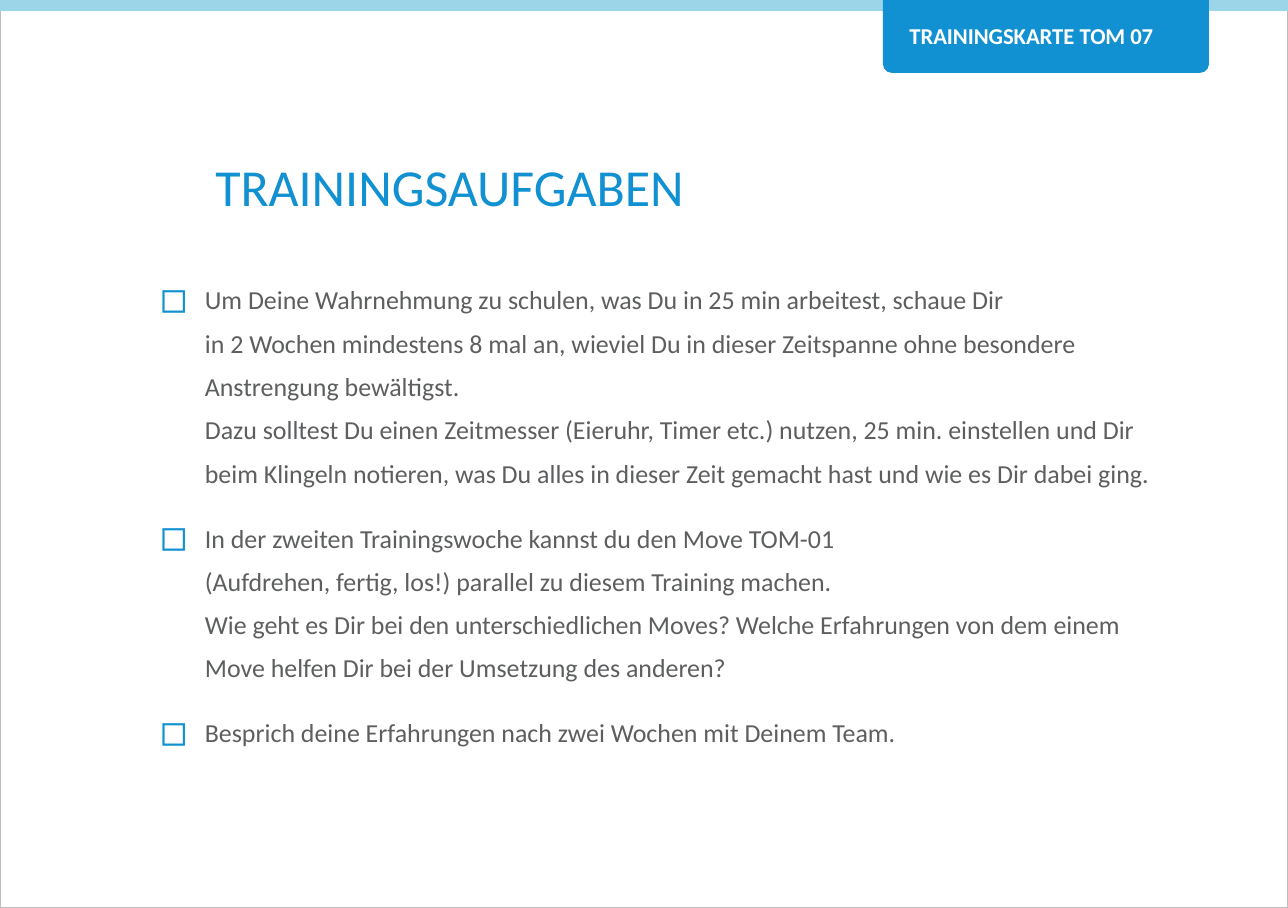
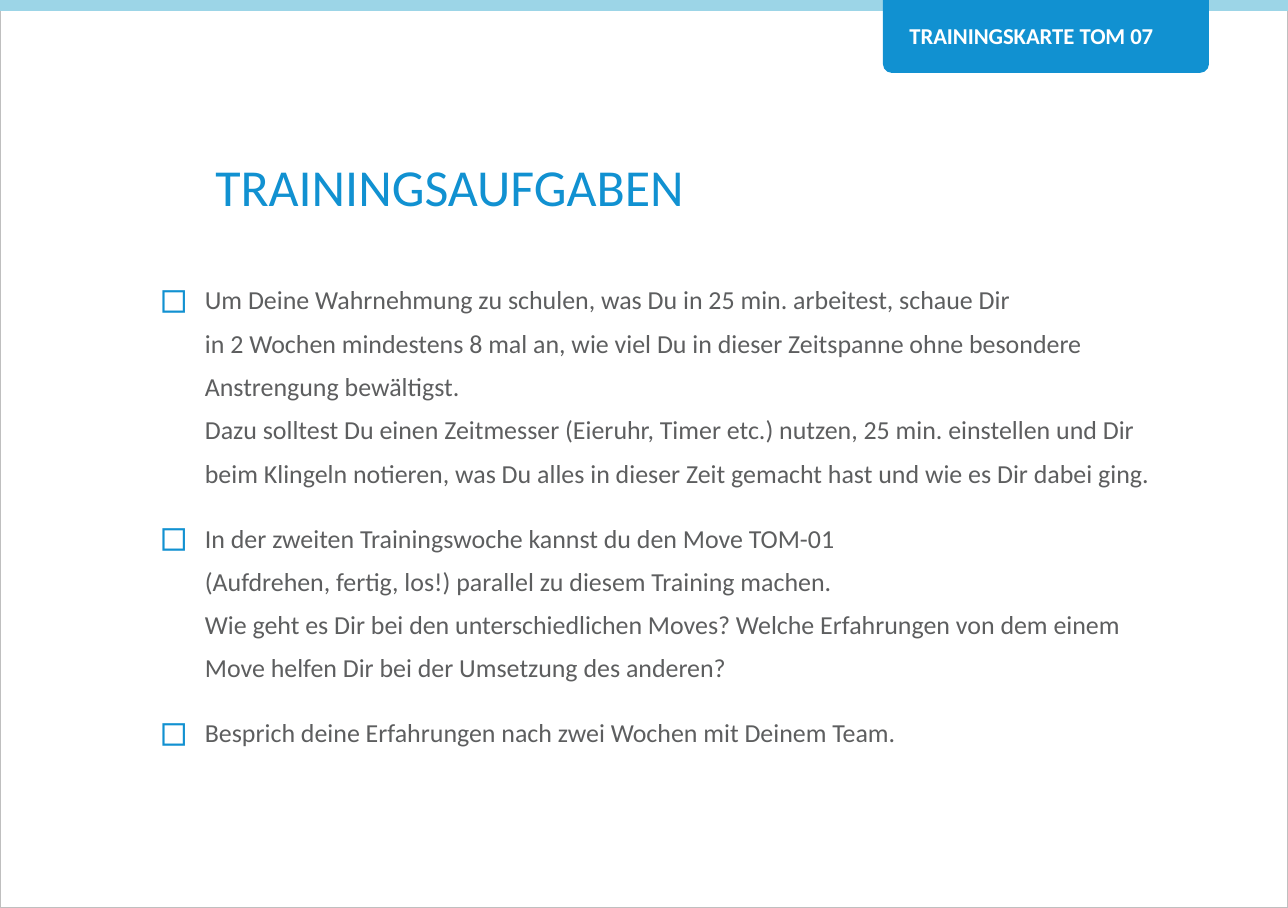
Before and after one commit to Teamtool/training-materials, a slide deck: slide 2 of agile moves/Tomatoes (TOM)/ger_TOM_07_Wieviel_passt_in_eine_Tomate.pptx. Drawn at 1288x908 pixels with LibreOffice and Linux fonts; fonts in the diff are those of the drawing; background and template pictures are left out. Boxes give left, top, right and bottom in pixels: in the first picture for what was removed or moved away, otherwise in the second. Text is boxed around its words. In the diff, an @@ line names an element or a change of style, - is before the commit and + after.

```diff
--- a/agile moves/Tomatoes (TOM)/ger_TOM_07_Wieviel_passt_in_eine_Tomate.pptx
+++ b/agile moves/Tomatoes (TOM)/ger_TOM_07_Wieviel_passt_in_eine_Tomate.pptx
@@ text at (x1=205, y1=291, x2=1148, y2=488): text changed @@
-◻ Um Deine Wahrnehmung zu schulen, was Du in 25 min arbeitest, schaue Dir
-  in 2 Wochen mindestens 8 mal an, wieviel Du in dieser Zeitspanne ohne besondere Anstrengung bewältigst.
-  Dazu solltest Du einen Zeitmesser (Eieruhr, Timer etc.) nutzen, 25 min. einstellen und Dir beim Klingeln notieren, was Du alles in dieser Zeit gemacht hast und wie es Dir dabei ging.
+◻ Um Deine Wahrnehmung zu schulen, was Du in 25 min. arbeitest, schaue Dir
+  in 2 Wochen mindestens 8 mal an, wie viel Du in dieser Zeitspanne ohne besondere Anstrengung bewältigst.
+  Dazu solltest Du einen Zeitmesser (Eieruhr, Timer etc.) nutzen, 25 min. einstellen und Dir beim Klingeln notieren, was Du alles in dieser Zeit gemacht hast und wie es Dir dabei ging.
```
Also in this commit, not shown: 1 other slide changed, 1 other file.
